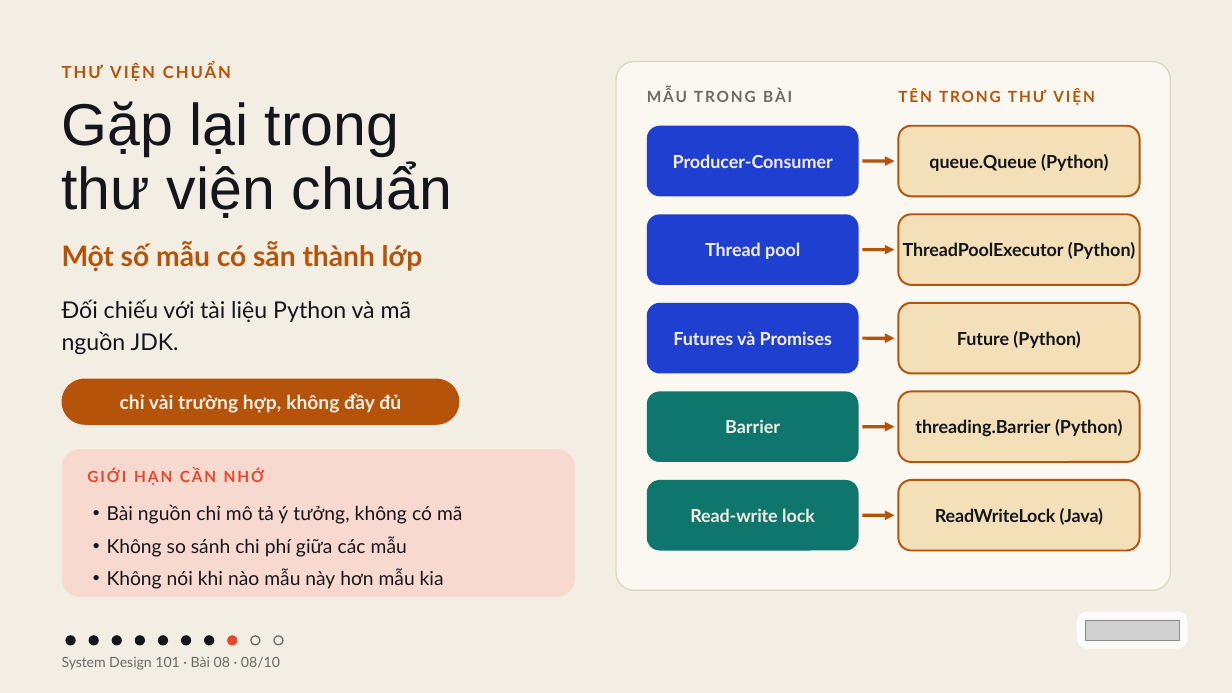
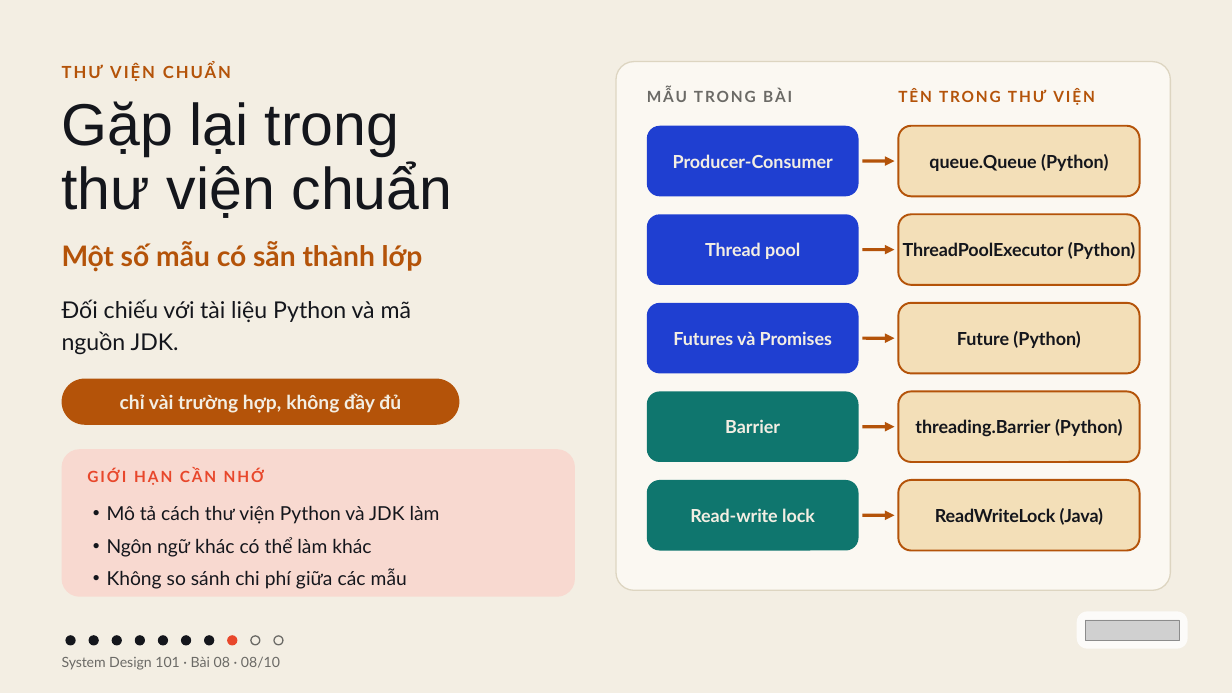
Before and after one commit to vohoailinh90/tool-marketing-studio, a slide deck: slide 8 of system-design-101/vi/lessons/sd-10-008/slides/sd-10-008.pptx. Drawn at 1232x693 pixels with LibreOffice and Linux fonts; fonts in the diff are those of the drawing; grey boxes stand for pictures. Boxes give left, top, right and bottom in pixels: in the first picture for what was removed or moved away, otherwise in the second. Text is boxed around its words. In the diff, an @@ line names an element or a change of style, - is before the commit and + after.

```diff
--- a/system-design-101/vi/lessons/sd-10-008/slides/sd-10-008.pptx
+++ b/system-design-101/vi/lessons/sd-10-008/slides/sd-10-008.pptx
@@ text at <box>107,505,440,557</box>: text changed @@
-• Bài nguồn chỉ mô tả ý tưởng, không có mã
+• Mô tả cách thư viện Python và JDK làm
+• Ngôn ngữ khác có thể làm khác
@@ text at <box>107,569,444,589</box>: paragraph removed @@
-• Không nói khi nào mẫu này hơn mẫu kia
@@ text at <box>107,569,407,589</box>: less space between paragraphs @@
```
Also in this commit, not shown: 6 other slides changed.
